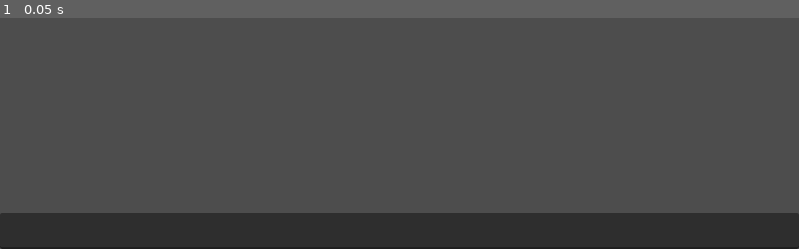
Above: before the commit, frame 1.
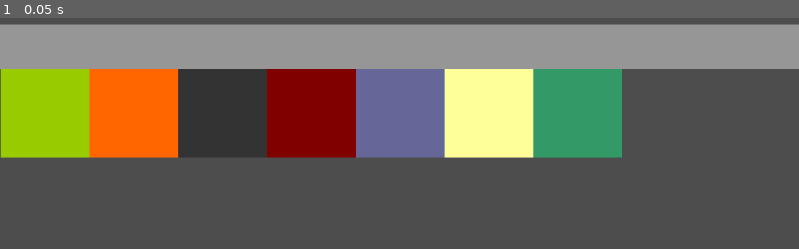
Above: after the commit, the same moment.

Repository: zoli0829/godot_typing_game
Game: Godot game, scene res://scenes/sandbox/sandbox.tscn
Two runs of this game, one before a commit and one after it. Both use one fixed random seed, a clock stepped at 60 frames per second and the inputs below. Before the commit the project starts from res://scenes/input_manager/input_manager.tscn.
Inputs:
- Up to frame 1 (0.05 s): no input

The runs differ from the first frame. In frame 1, 65% of the frame differs, in the area x 0-100%, y 2-100%.

Commit message:
managed to get the autoloads working

Diff:
--- a/project.godot
+++ b/project.godot
@@ -11,11 +11,16 @@
 [application]
 
 config/name="TowerDefenceTypingGame"
-run/main_scene="res://scenes/input_manager/input_manager.tscn"
+run/main_scene="res://scenes/sandbox/sandbox.tscn"
 config/features=PackedStringArray("4.3", "Forward Plus")
 run/max_fps=60
 config/icon="res://icon.svg"
 
+[autoload]
+
+InputManager="*res://scenes/input_manager/input_manager.tscn"
+GameManager="*res://scenes/game_manager/game_manager.tscn"
+
 [rendering]
 
 textures/canvas_textures/default_texture_filter=0
--- /dev/null
+++ b/scenes/buildings/apple_farm/apple_farm.tscn
@@ -0,0 +1,8 @@
+[gd_scene load_steps=2 format=3 uid="uid://bov0jjotk2hnq"]
+
+[ext_resource type="Texture2D" uid="uid://74oxo2ju8dtm" path="res://scenes/buildings/apple_farm/apple_farm.png" id="1_byr4o"]
+
+[node name="apple_farm" type="Node2D"]
+
+[node name="Sprite2D" type="Sprite2D" parent="."]
+texture = ExtResource("1_byr4o")
--- /dev/null
+++ b/scenes/buildings/inn/inn.tscn
@@ -0,0 +1,8 @@
+[gd_scene load_steps=2 format=3 uid="uid://bquu0i4xiot3l"]
+
+[ext_resource type="Texture2D" uid="uid://b4fx0p30if46f" path="res://scenes/buildings/inn/inn.png" id="1_qvf31"]
+
+[node name="inn" type="Node2D"]
+
+[node name="Sprite2D" type="Sprite2D" parent="."]
+texture = ExtResource("1_qvf31")
--- /dev/null
+++ b/scenes/buildings/iron_mine/iron_mine.tscn
@@ -0,0 +1,8 @@
+[gd_scene load_steps=2 format=3 uid="uid://ypxw3ilqoi6m"]
+
+[ext_resource type="Texture2D" uid="uid://cdpjqsmuvjvc7" path="res://scenes/buildings/iron_mine/iron_mine.png" id="1_kbpeb"]
+
+[node name="iron_mine" type="Node2D"]
+
+[node name="Sprite2D" type="Sprite2D" parent="."]
+texture = ExtResource("1_kbpeb")
--- /dev/null
+++ b/scenes/buildings/market/market.tscn
@@ -0,0 +1,8 @@
+[gd_scene load_steps=2 format=3 uid="uid://d0pdt84x50pww"]
+
+[ext_resource type="Texture2D" uid="uid://yhxmmim70ann" path="res://scenes/buildings/market/market.png" id="1_7xrkm"]
+
+[node name="market" type="Node2D"]
+
+[node name="Sprite2D" type="Sprite2D" parent="."]
+texture = ExtResource("1_7xrkm")
--- /dev/null
+++ b/scenes/buildings/quarry/quarry.tscn
@@ -0,0 +1,8 @@
+[gd_scene load_steps=2 format=3 uid="uid://c24y2a0m6hv8j"]
+
+[ext_resource type="Texture2D" uid="uid://dhh2cc6ut5gb7" path="res://scenes/buildings/quarry/quarry.png" id="1_tsha3"]
+
+[node name="quarry" type="Node2D"]
+
+[node name="Sprite2D" type="Sprite2D" parent="."]
+texture = ExtResource("1_tsha3")
--- a/scenes/buildings/wall/wall.tscn
+++ b/scenes/buildings/wall/wall.tscn
@@ -2,7 +2,7 @@
 
 [ext_resource type="Texture2D" uid="uid://ccq4gaw470acc" path="res://scenes/buildings/wall/wall.png" id="1_kmxfh"]
 
-[node name="Wall" type="Node2D"]
+[node name="wall" type="Node2D"]
 
 [node name="Sprite2D" type="Sprite2D" parent="."]
 texture = ExtResource("1_kmxfh")
--- /dev/null
+++ b/scenes/buildings/wheat_farm/wheat_farm.tscn
@@ -0,0 +1,8 @@
+[gd_scene load_steps=2 format=3 uid="uid://dvaoko167cplk"]
+
+[ext_resource type="Texture2D" uid="uid://cvig8p2cdetvy" path="res://scenes/buildings/wheat_farm/wheat_farm.png" id="1_r2veg"]
+
+[node name="wheat_farm" type="Node2D"]
+
+[node name="Sprite2D" type="Sprite2D" parent="."]
+texture = ExtResource("1_r2veg")
--- /dev/null
+++ b/scenes/buildings/woodcutter_camp/woodcutter_camp.tscn
@@ -0,0 +1,8 @@
+[gd_scene load_steps=2 format=3 uid="uid://baqi56nyndsqi"]
+
+[ext_resource type="Texture2D" uid="uid://dr2qg8vdqoriu" path="res://scenes/buildings/woodcutter_camp/woodcutter_camp.png" id="1_dcpxu"]
+
+[node name="woodcutter_camp" type="Node2D"]
+
+[node name="Sprite2D" type="Sprite2D" parent="."]
+texture = ExtResource("1_dcpxu")
--- /dev/null
+++ b/scenes/game_manager/game_manager.gd
@@ -0,0 +1,102 @@
+extends Node
+
+#FLAGS
+var is_market_built = false
+var is_inn_built = false
+var is_iron_mine_built = false
+var is_quarry_built = false
+var is_wall_built = false
+var is_woodcutter_camp_built = false
+var is_apple_farm_built = false
+var is_wheat_farm_built = false
+
+
+'''
+FUNCTIONS FOR BUILDINGS
+'''
+func build_market():
+	if is_market_built:
+		return
+	print("Market built")
+	is_market_built = true
+
+
+func upgrade_market():
+	print("Market upgraded")
+
+
+func build_inn():
+	if is_inn_built:
+		return
+	print("Inn built")
+	is_inn_built = true
+
+
+func upgrade_inn():
+	print("Inn upgraded")
+
+
+func build_iron_mine():
+	if is_iron_mine_built:
+		return
+	print("Iron mine built")
+	is_iron_mine_built = true
+
+
+func upgrade_iron_mine():
+	print("Iron mine upgraded")
+
+
+func build_quarry():
+	if is_quarry_built:
+		return
+	print("Quarry built")
+	is_quarry_built = true
+
+
+func upgrade_quarry():
+	print("Quarry upgraded")
+
+
+func build_wall():
+	if is_wall_built:
+		return
+	print("Wall built")
+	is_wall_built = true
+
+
+func upgrade_wall():
+	print("Walls upgraded")
+
+
+func build_woodcutter_camp():
+	if is_woodcutter_camp_built:
+		return
+	print("Woodcutter built")
+	is_woodcutter_camp_built = true
+
+
+func upgrade_woodcutter_camp():
+	print("Woodcutter upgraded")
+
+
+func build_apple_farm():
+	if is_apple_farm_built:
+		return
+	print("Apple farm built")
+	is_apple_farm_built = true
+
+
+func upgrade_apple_farm():
+	print("Apple farm upgraded")
+
+
+func build_wheat_farm():
+	if is_wheat_farm_built:
+		return
+	print("Wheat farm built")
+	is_wheat_farm_built = true
+
+
+func upgrade_wheat_farm():
+	print("Wheat farm upgraded")
--- /dev/null
+++ b/scenes/game_manager/game_manager.tscn
@@ -0,0 +1,6 @@
+[gd_scene load_steps=2 format=3 uid="uid://cfpesebldigch"]
+
+[ext_resource type="Script" path="res://scenes/game_manager/game_manager.gd" id="1_sv75t"]
+
+[node name="GameManager" type="Node"]
+script = ExtResource("1_sv75t")
--- a/scenes/input_manager/input_manager.gd
+++ b/scenes/input_manager/input_manager.gd
@@ -7,26 +7,21 @@
 "build iron mine", "upgrade iron mine",
 "build quarry", "upgrade quarry",
 "build wall","upgrade wall",
-"build woodcutter camp", "upgrade woodcutter camp"
+"build woodcutter camp", "upgrade woodcutter camp",
+"build apple farm", "upgrade apple farm",
+"build wheat farm", "upgrade wheat farm"
 ]
 var current_input = ""
-#FLAGS
-var is_market_built = false
-var is_inn_built = false
-var is_iron_mine_built = false
-var is_quarry_built = false
-var is_wall_built = false
-var is_woodcutter_camp_built = false
 
-@onready var text_edit = $TextEdit
+var text_edit: TextEdit
 
 
 func _ready():
 	Engine.max_fps = 60
+	text_edit = $TextEdit
 
 
 func _process(_delta):
-	# Check if the player has typed anything, and update the display
 	update_text_display()
 	check_for_word_match()
 
@@ -85,78 +80,10 @@
 		var command_name = current_input.replace(" ", "_")
 
 		# Check if a function with the modified name exists and call it dynamically
-		if has_method(command_name):
-			call(command_name)
+		if GameManager.has_method(command_name):
+			GameManager.call(command_name)
 		else:
 			print("No matching function for: " + command_name)
 
 		# Reset everything after successful word match
 		clear_input()
-
-'''
-FUNCTIONS FOR BUILDINGS
-'''
-func build_market():
-	if is_market_built:
-		return
-	print("Market built")
-	is_market_built = true
-
-
-func upgrade_market():
-	print("Market upgraded")
-
-
-func build_inn():
-	if is_inn_built:
-		return
-	print("Inn built")
-	is_inn_built = true
-
-
-func upgrade_inn():
-	print("Inn upgraded")
-
-
-func build_iron_mine():
-	if is_iron_mine_built:
-		return
-	print("Iron mine built")
-	is_iron_mine_built = true
-
-
-func upgrade_iron_mine():
-	print("Iron mine upgraded")
-
-
-func build_quarry():
-	if is_quarry_built:
-		return
-	print("Quarry built")
-	is_quarry_built = true
-
-
-func upgrade_quarry():
-	print("Quarry upgraded")
-
-
-func build_wall():
-	if is_wall_built:
-		return
-	print("Wall built")
-	is_wall_built = true
-
-
-func upgrade_wall():
-	print("Walls upgraded")
-
-
-func build_woodcutter_camp():
-	if is_woodcutter_camp_built:
-		return
-	print("Woodcutter built")
-	is_woodcutter_camp_built = true
-
-
-func upgrade_woodcutter_camp():
-	print("Woodcutter upgraded")
--- a/scenes/sandbox/sandbox.tscn
+++ b/scenes/sandbox/sandbox.tscn
@@ -1,15 +1,53 @@
-[gd_scene load_steps=3 format=3 uid="uid://cytrmphmb360s"]
+[gd_scene load_steps=12 format=3 uid="uid://cytrmphmb360s"]
 
 [ext_resource type="PackedScene" uid="uid://csga3vb5ujqxq" path="res://scenes/input_manager/input_manager.tscn" id="1_6otvr"]
-[ext_resource type="Texture2D" uid="uid://ndm42eyfbxlu" path="res://icon.svg" id="2_0yfhs"]
+[ext_resource type="PackedScene" uid="uid://cfpesebldigch" path="res://scenes/game_manager/game_manager.tscn" id="2_f5dlb"]
+[ext_resource type="PackedScene" uid="uid://cabwucp6owa6t" path="res://scenes/buildings/wall/wall.tscn" id="3_2w5x5"]
+[ext_resource type="PackedScene" uid="uid://bov0jjotk2hnq" path="res://scenes/buildings/apple_farm/apple_farm.tscn" id="4_34t7m"]
+[ext_resource type="PackedScene" uid="uid://bquu0i4xiot3l" path="res://scenes/buildings/inn/inn.tscn" id="5_s1lxq"]
+[ext_resource type="PackedScene" uid="uid://ypxw3ilqoi6m" path="res://scenes/buildings/iron_mine/iron_mine.tscn" id="6_08dp6"]
+[ext_resource type="PackedScene" uid="uid://d0pdt84x50pww" path="res://scenes/buildings/market/market.tscn" id="7_w4t4u"]
+[ext_resource type="PackedScene" uid="uid://c24y2a0m6hv8j" path="res://scenes/buildings/quarry/quarry.tscn" id="8_hvmro"]
+[ext_resource type="PackedScene" uid="uid://dvaoko167cplk" path="res://scenes/buildings/wheat_farm/wheat_farm.tscn" id="9_2d8fu"]
+[ext_resource type="PackedScene" uid="uid://baqi56nyndsqi" path="res://scenes/buildings/woodcutter_camp/woodcutter_camp.tscn" id="10_jfdvn"]
 
-[node name="Sandbox" type="Node2D"]
+[sub_resource type="GDScript" id="GDScript_6j2my"]
+script/source = "extends Node
+"
+
+[node name="Sandbox" type="Node"]
+
+[node name="Camera2D" type="Camera2D" parent="."]
 
 [node name="InputManager" parent="." instance=ExtResource("1_6otvr")]
+script = SubResource("GDScript_6j2my")
 
-[node name="Wall" type="Node2D" parent="."]
-position = Vector2(576, 320)
-scale = Vector2(9, 1)
+[node name="GameManager" parent="." instance=ExtResource("2_f5dlb")]
 
-[node name="Sprite2D" type="Sprite2D" parent="Wall"]
-texture = ExtResource("2_0yfhs")
+[node name="Buildings" type="Node2D" parent="."]
+position = Vector2(-574.685, -288.39)
+
+[node name="wall" parent="Buildings" instance=ExtResource("3_2w5x5")]
+position = Vector2(584, 320)
+scale = Vector2(4, 1)
+
+[node name="apple_farm" parent="Buildings" instance=ExtResource("4_34t7m")]
+position = Vector2(64, 416)
+
+[node name="inn" parent="Buildings" instance=ExtResource("5_s1lxq")]
+position = Vector2(192, 416)
+
+[node name="iron_mine" parent="Buildings" instance=ExtResource("6_08dp6")]
+position = Vector2(320, 416)
+
+[node name="market" parent="Buildings" instance=ExtResource("7_w4t4u")]
+position = Vector2(448, 416)
+
+[node name="quarry" parent="Buildings" instance=ExtResource("8_hvmro")]
+position = Vector2(576, 416)
+
+[node name="wheat_farm" parent="Buildings" instance=ExtResource("9_2d8fu")]
+position = Vector2(704, 416)
+
+[node name="woodcutter_camp" parent="Buildings" instance=ExtResource("10_jfdvn")]
+position = Vector2(832, 416)
Binary file added: scenes/buildings/apple_farm/apple_farm.png
Not shown, added: scenes/buildings/apple_farm/apple_farm.png.import
Binary file added: scenes/buildings/inn/inn.png
Not shown, added: scenes/buildings/inn/inn.png.import
Binary file added: scenes/buildings/iron_mine/iron_mine.png
Not shown, added: scenes/buildings/iron_mine/iron_mine.png.import
Binary file added: scenes/buildings/market/market.png
Not shown, added: scenes/buildings/market/market.png.import
Binary file added: scenes/buildings/quarry/quarry.png
Not shown, added: scenes/buildings/quarry/quarry.png.import
Binary file added: scenes/buildings/wheat_farm/wheat_farm.png
Not shown, added: scenes/buildings/wheat_farm/wheat_farm.png.import
(and 2 more such lines)
